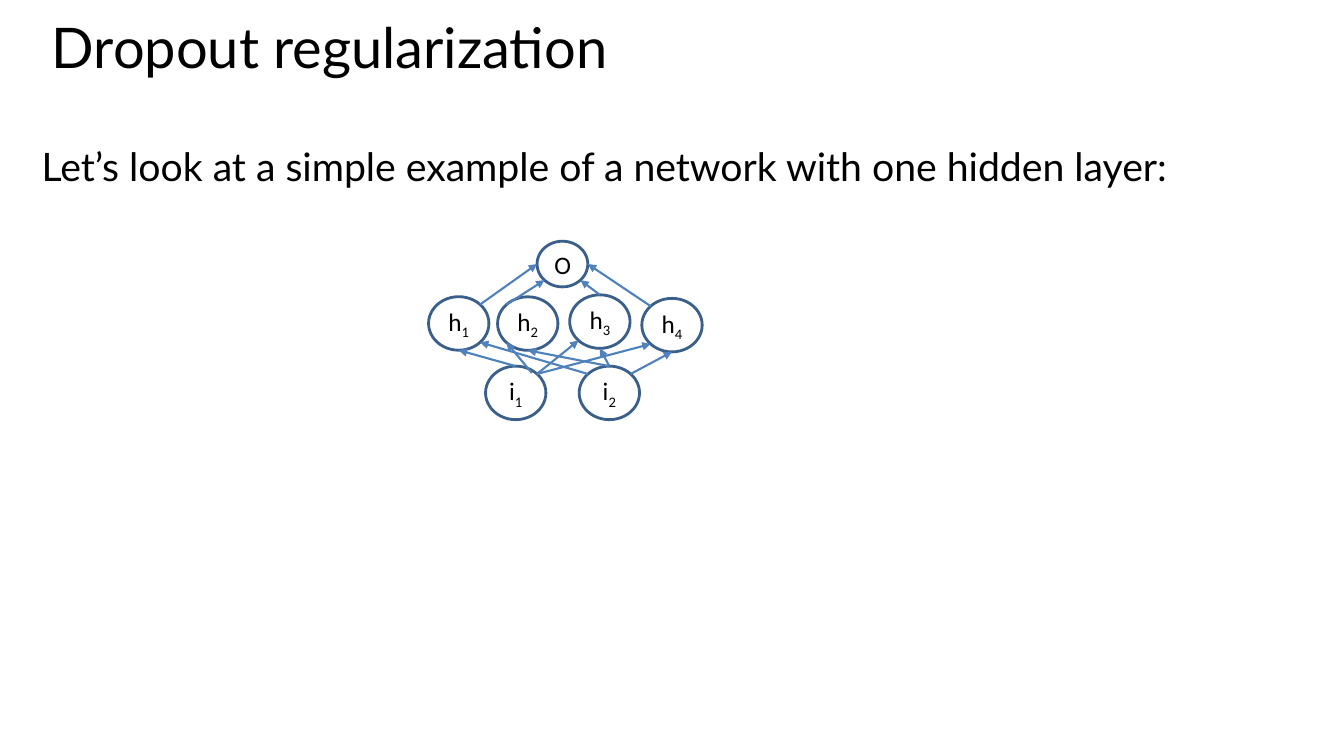
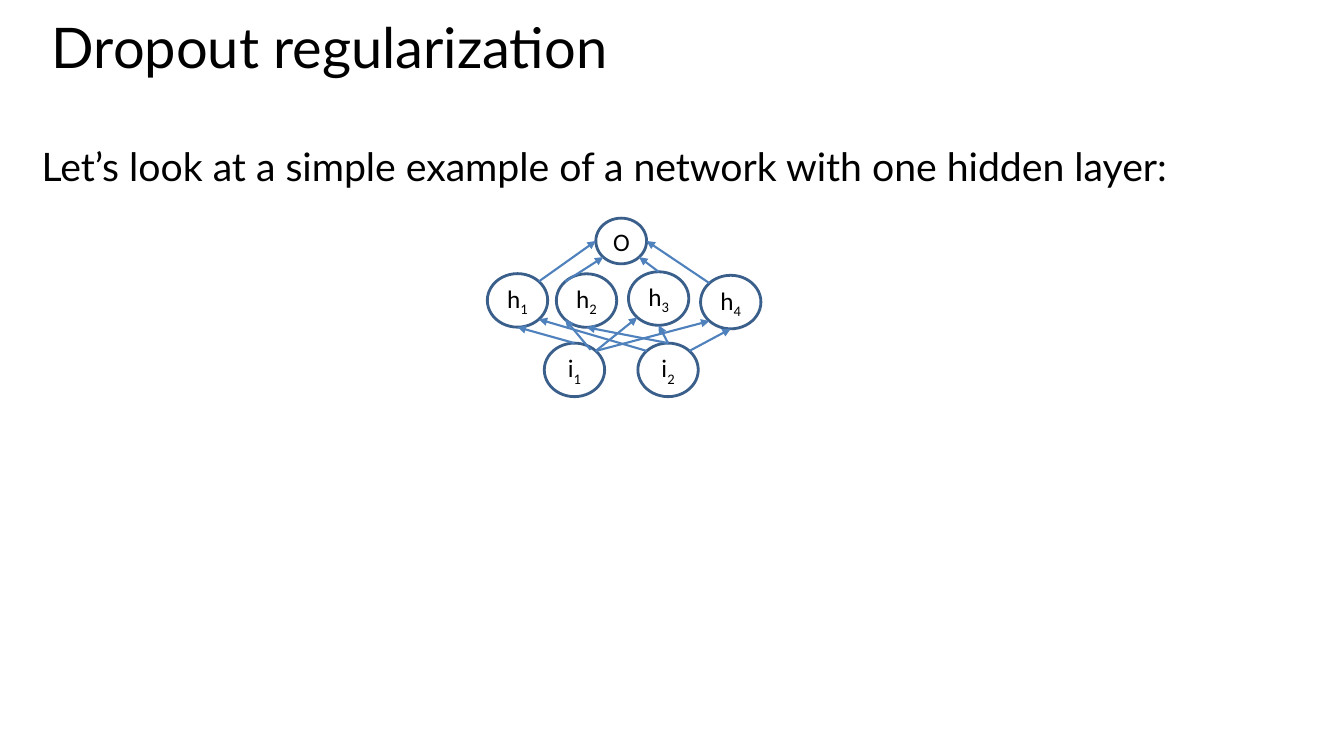
Before and after one commit to StephenElston/CSCI-E25, a slide deck: slide 50 of Slides/3_BuildingBlocksOfDeepLearning.pptx. Drawn at 1344x756 pixels with LibreOffice and Linux fonts; fonts in the diff are those of the drawing. Boxes give left, top, right and bottom in pixels: in the first picture for what was removed or moved away, otherwise in the second. Text is boxed around its words. In the diff, an @@ line names an element or a change of style, - is before the commit and + after.

Commit message:
upated dropout regularizatiom example diagram

```diff
--- a/Slides/3_BuildingBlocksOfDeepLearning.pptx
+++ b/Slides/3_BuildingBlocksOfDeepLearning.pptx
@@ 11 arrows, 5 ellipses: place and size @@
-11 arrows, 5 ellipses at [429, 241, 703, 419]
+11 arrows, 5 ellipses at [487, 218, 761, 396]
@@ 2 ellipses, 1 arrow: place and size @@
-2 ellipses, 1 arrow at [459, 294, 630, 366]
+2 ellipses, 1 arrow at [517, 272, 689, 343]
```
Also in this commit, not shown: 1 other slide changed.
